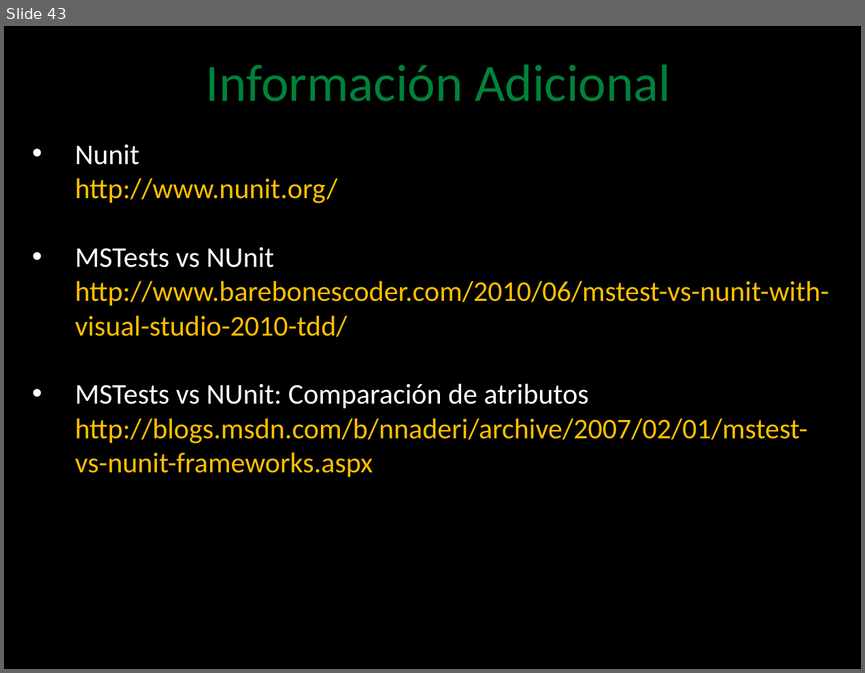
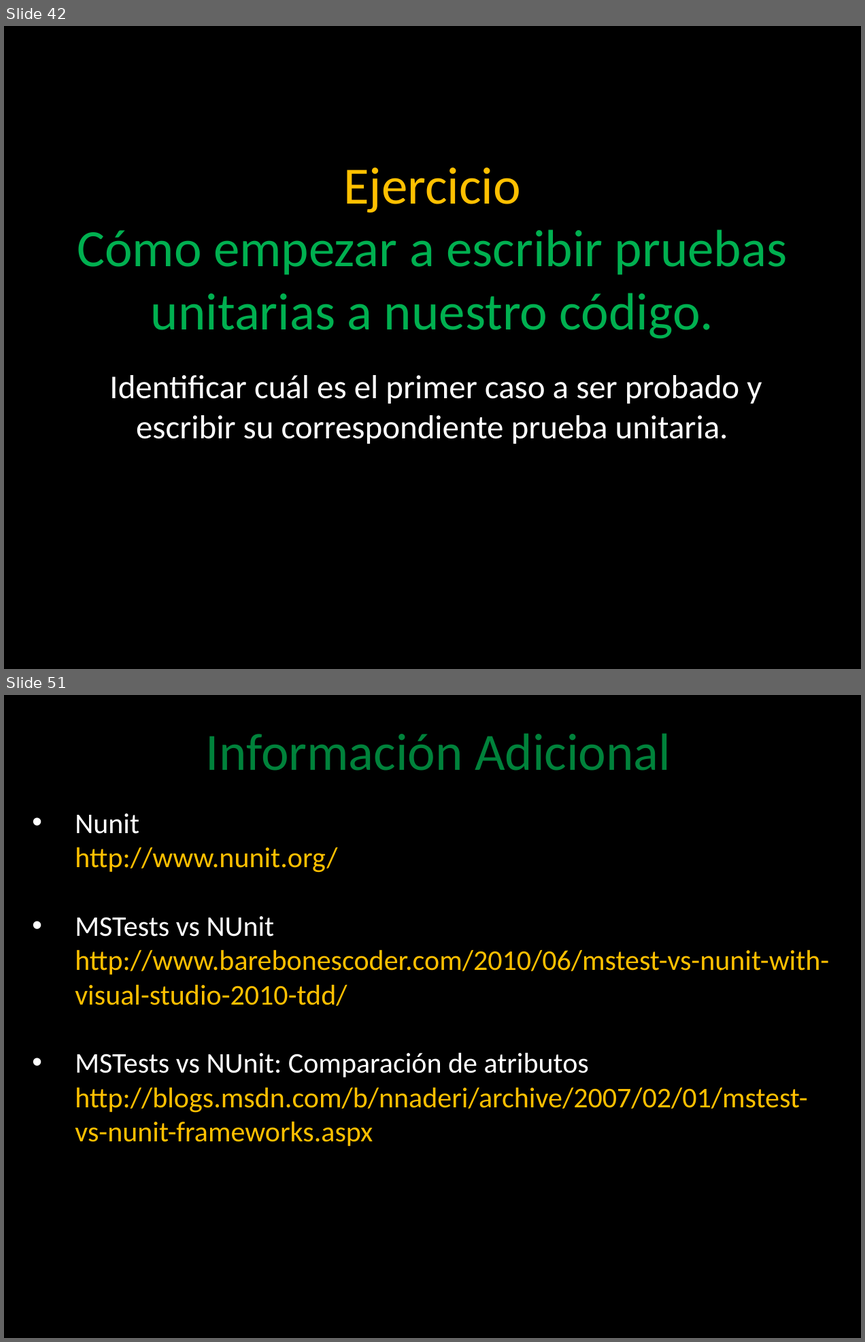
Before and after one commit to angelnunezsalazar/Test-Automation-NET, a slide deck: Diapositivas/Test Automation .NET.pptx. Shown one above the other, each under a label of ours: slide 43 before the commit, slides 42 and 51 after it; the slides between them are not shown. The pictures are 865x673 and 865x1342 pixels, drawn with LibreOffice and Linux fonts; fonts in the diff are those of the drawing; background and template pictures are left out. Boxes give left, top, right and bottom in pixels: in the first picture for what was removed or moved away, otherwise in the second. Text is boxed around its words. In the diff, an @@ line names an element or a change of style, - is before the commit and + after.

Commit message:
Nuevo Ejercicio: Técnicas y Prácticas al escribir Unit Tests

```diff
--- a/Diapositivas/Test Automation .NET.pptx
+++ b/Diapositivas/Test Automation .NET.pptx
@@ slide 42 added at <box>4,26,861,669</box>, background picture (left out) @@
@@ title added at <box>77,167,787,338</box>, 44 pt, text #00B050 @@
+Ejercicio
+Cómo empezar a escribir pruebas unitarias a nuestro código.
@@ text added at <box>109,375,762,444</box>, 28 pt, text #FFFFFF @@
+Identificar cuál es el primer caso a ser probado y escribir su correspondiente prueba unitaria.
@@ what was slide 43 is now slide 51 @@
```
Also in this commit, not shown: 5 slides changed, 12 other slides added, 5 slides removed, 45 other files.
